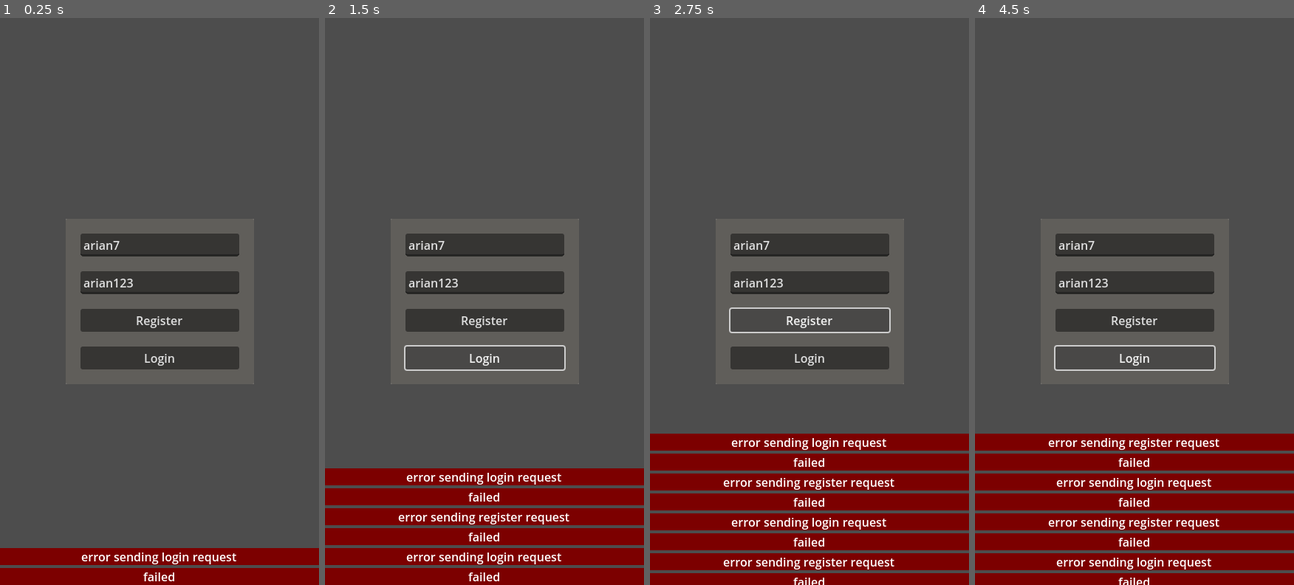
Above: before the commit, frames 1-4 (left to right).
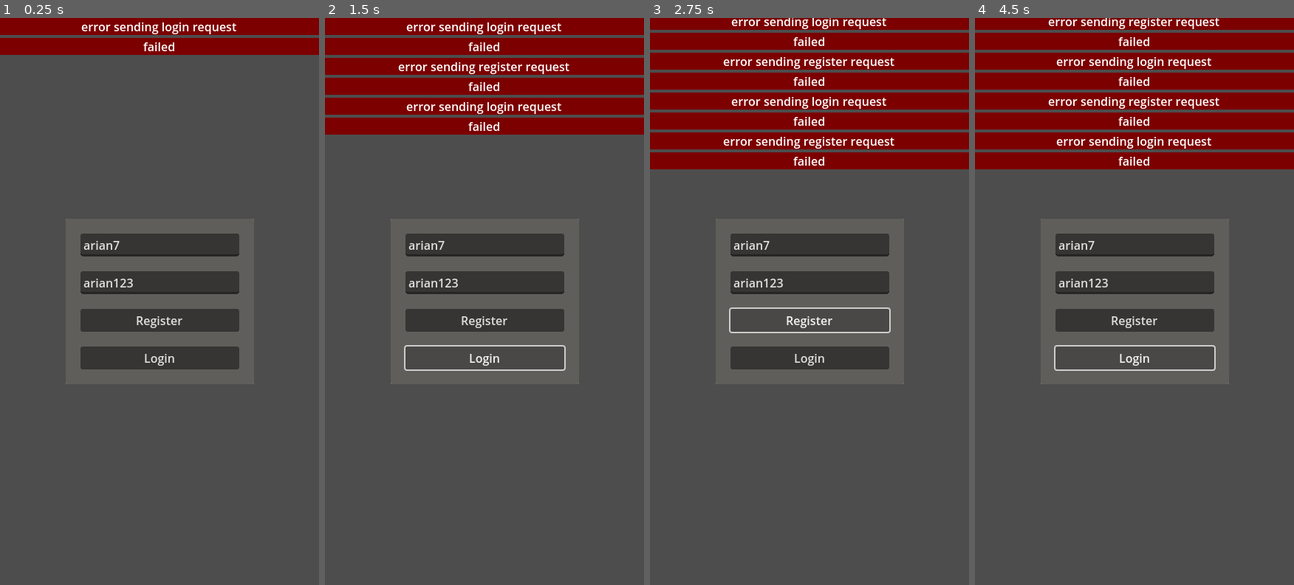
Above: after the commit, the same moments.

Repository: arian-nj/oldtix
Game: Godot game, scene res://Scenes/SceneManager/SceneManager.tscn
The game is run twice, just before and just after one commit, with the same random seed, the same clock (stepped at 60 frames per second) and the same inputs.
Inputs:
- Up to frame 1 (0.25 s): no input
- Up to frame 2 (1.5 s): click "Register" at 0.5 s; click "Login" at 1.25 s
- Up to frame 3 (2.75 s): click "Register" at 2 s
- Up to frame 4 (4.5 s): click "Login" at 2.75 s; click "Register" at 3.5 s; click "Login" at 4.25 s

The runs differ from the first frame. In frame 1, 12% of the frame differs, in the area x 0-100%, y 0-100%; in frame 2, 36%; in frame 3, 46%; in frame 4, 46%.

Commit message:
Choose Hokm

Diff:
--- a/game/Netw/KAccount.gd
+++ b/game/Netw/KAccount.gd
@@ -27,6 +27,7 @@
 		if body_content == null:
 			print_debug("failed")
 			return
+		self.id = body_content["id"]
 		self.username = body_content["username"]
 		self.display_name = body_content["display_name"]
 		self.bio = body_content["bio"]
--- a/game/Netw/KEvent.gd
+++ b/game/Netw/KEvent.gd
@@ -28,9 +28,9 @@
 const TYPE_CHAT:String = "chat"
 const TYPE_STATUS:String = "status"
 const TYPE_MAKE_MATCH:String = "make_match"
-const TYPE_MATCH_FOUND:String = "match_found"
 const TYPE_GAME_DATA:String = "game_data"
 const TYPE_GET_DATA:String = "get_data"
 const TYPE_NEW_CARD:String = "new_card"
+const TYPE_HOKM_CHOOSED:String = "hokm_choosed"
 
 const MESSAGE_CONNECTED:String = "connected"
--- a/game/Netw/KatanaSocket.gd
+++ b/game/Netw/KatanaSocket.gd
@@ -9,7 +9,7 @@
 
 
 # Sends an event through the WebSocket
-func send_event(event_type: String, event_data: String) -> void:
+func send_event(event_type: String, event_data: String="") -> void:
 	var event:KEvent.Event = KEvent.Event.new()
 	event.type = event_type
 	event.data = event_data
--- a/game/Scenes/ErrorBoard/error_board.tscn
+++ b/game/Scenes/ErrorBoard/error_board.tscn
@@ -16,8 +16,7 @@
 anchors_preset = 15
 anchor_right = 1.0
 anchor_bottom = 1.0
-offset_top = 570.0
+offset_bottom = -570.0
 grow_horizontal = 2
 grow_vertical = 2
 mouse_filter = 2
-alignment = 2
--- a/game/Scenes/Game/Card/drawn_cards.gd
+++ b/game/Scenes/Game/Card/drawn_cards.gd
@@ -1,4 +1,4 @@
-class_name CardDrawer extends Node
+class_name CardDrawer extends Control
 
 @export var from: Control
 @export var hand: Control
--- /dev/null
+++ b/game/Scenes/Game/ChooseHokm/choose_hokm.gd
@@ -0,0 +1,19 @@
+class_name ChooseHokmPanel extends PanelContainer
+
+signal HokmChoosed(Hokm:Card.CardSuites)
+
+
+func _on_heart_button_pressed() -> void:
+	HokmChoosed.emit(Card.CardSuites.Heart)
+
+
+func _on_spades_button_pressed() -> void:
+	HokmChoosed.emit(Card.CardSuites.Spade)
+
+
+func _on_club_button_pressed() -> void:
+	HokmChoosed.emit(Card.CardSuites.Club)
+
+
+func _on_dimond_button_pressed() -> void:
+	HokmChoosed.emit(Card.CardSuites.Diamond)
--- a/game/Scenes/Game/ChooseHokm/choose_hokm.tscn
+++ b/game/Scenes/Game/ChooseHokm/choose_hokm.tscn
@@ -1,4 +1,6 @@
-[gd_scene format=3 uid="uid://1bin4853i1m6"]
+[gd_scene load_steps=2 format=3 uid="uid://1bin4853i1m6"]
+
+[ext_resource type="Script" path="res://Scenes/Game/ChooseHokm/choose_hokm.gd" id="1_exb6w"]
 
 [node name="ChooseHokm" type="PanelContainer"]
 anchors_preset = 8
@@ -12,31 +14,37 @@
 offset_bottom = 45.5
 grow_horizontal = 2
 grow_vertical = 2
+script = ExtResource("1_exb6w")
 
 [node name="ColorRect" type="ColorRect" parent="."]
 layout_mode = 2
 color = Color(0.299547, 0.299547, 0.299547, 1)
 
-[node name="Button" type="Button" parent="."]
+[node name="SpadesButton" type="Button" parent="."]
 layout_mode = 2
 size_flags_horizontal = 0
 size_flags_vertical = 0
 text = "Spades"
 
-[node name="Button2" type="Button" parent="."]
+[node name="HeartButton" type="Button" parent="."]
 layout_mode = 2
 size_flags_horizontal = 8
 size_flags_vertical = 0
 text = "Heart"
 
-[node name="Button3" type="Button" parent="."]
+[node name="ClubButton" type="Button" parent="."]
 layout_mode = 2
 size_flags_horizontal = 8
 size_flags_vertical = 8
 text = "Clubs"
 
-[node name="Button4" type="Button" parent="."]
+[node name="DimondButton" type="Button" parent="."]
 layout_mode = 2
 size_flags_horizontal = 0
 size_flags_vertical = 8
 text = "Dimond"
+
+[connection signal="pressed" from="SpadesButton" to="." method="_on_spades_button_pressed"]
+[connection signal="pressed" from="HeartButton" to="." method="_on_heart_button_pressed"]
+[connection signal="pressed" from="ClubButton" to="." method="_on_club_button_pressed"]
+[connection signal="pressed" from="DimondButton" to="." method="_on_dimond_button_pressed"]
--- a/game/Scenes/Game/Hokm4/GameHokm4.tscn
+++ b/game/Scenes/Game/Hokm4/GameHokm4.tscn
@@ -10,6 +10,7 @@
 [ext_resource type="Script" path="res://Scenes/Game/Hokm4/States/ConnectingState.gd" id="7_uxde4"]
 [ext_resource type="Script" path="res://Scenes/Game/Hokm4/States/MatchMaking.gd" id="8_ix53e"]
 [ext_resource type="Script" path="res://Scenes/Game/Hokm4/States/ChooseHokm.gd" id="9_uajja"]
+[ext_resource type="PackedScene" uid="uid://1bin4853i1m6" path="res://Scenes/Game/ChooseHokm/choose_hokm.tscn" id="11_amrdn"]
 
 [sub_resource type="Gradient" id="Gradient_5kdxn"]
 offsets = PackedFloat32Array(0, 0.540084, 1)
@@ -23,10 +24,30 @@
 [sub_resource type="RectangleShape2D" id="RectangleShape2D_q6toe"]
 size = Vector2(94, 137)
 
-[node name="Hokm4Player" type="CanvasLayer"]
+[node name="Hokm4Player" type="Control"]
+layout_mode = 3
+anchors_preset = 15
+anchor_right = 1.0
+anchor_bottom = 1.0
+grow_horizontal = 2
+grow_vertical = 2
 script = ExtResource("1_i0n3b")
 
-[node name="TextureRect" type="TextureRect" parent="."]
+[node name="Camera2D" type="Camera2D" parent="."]
+anchor_mode = 0
+
+[node name="Table" type="Control" parent="."]
+layout_mode = 1
+anchors_preset = 15
+anchor_right = 1.0
+anchor_bottom = 1.0
+grow_horizontal = 2
+grow_vertical = 2
+mouse_filter = 1
+script = ExtResource("4_qoslj")
+
+[node name="TextureRect" type="TextureRect" parent="Table"]
+layout_mode = 1
 anchors_preset = 15
 anchor_right = 1.0
 anchor_bottom = 1.0
@@ -34,22 +55,6 @@
 grow_vertical = 2
 mouse_filter = 2
 texture = SubResource("GradientTexture2D_ftlon")
-
-[node name="DrawCards" type="Node" parent="." node_paths=PackedStringArray("from", "hand")]
-script = ExtResource("2_22pf8")
-from = NodePath("../Table/from")
-hand = NodePath("../Table/hand")
-card_scene = ExtResource("3_8tgkb")
-
-[node name="Table" type="Control" parent="."]
-layout_mode = 3
-anchors_preset = 15
-anchor_right = 1.0
-anchor_bottom = 1.0
-grow_horizontal = 2
-grow_vertical = 2
-mouse_filter = 1
-script = ExtResource("4_qoslj")
 
 [node name="from" type="Control" parent="Table"]
 layout_mode = 1
@@ -89,11 +94,20 @@
 position = Vector2(8, -37)
 shape = SubResource("RectangleShape2D_q6toe")
 
+[node name="DrawCards" type="Control" parent="Table" node_paths=PackedStringArray("from", "hand")]
+anchors_preset = 0
+script = ExtResource("2_22pf8")
+from = NodePath("../from")
+hand = NodePath("../hand")
+card_scene = ExtResource("3_8tgkb")
+
 [node name="UI" type="Control" parent="."]
-layout_mode = 3
+layout_mode = 1
 anchors_preset = 15
 anchor_right = 1.0
 anchor_bottom = 1.0
+offset_left = 1.0
+offset_right = 1.0
 grow_horizontal = 2
 grow_vertical = 2
 mouse_filter = 2
@@ -119,9 +133,9 @@
 anchor_right = 0.5
 anchor_bottom = 0.5
 offset_left = -81.0
-offset_top = -11.5
+offset_top = -153.0
 offset_right = 81.0
-offset_bottom = 11.5
+offset_bottom = -130.0
 grow_horizontal = 2
 grow_vertical = 2
 text = "Loading..."
@@ -139,16 +153,18 @@
 ws = NodePath("../../WebSocket")
 status_label = NodePath("../../UI/StatusLabel")
 
-[node name="match_making" type="Node" parent="StateMachine" node_paths=PackedStringArray("ws", "status_label")]
+[node name="match_making" type="Node" parent="StateMachine" node_paths=PackedStringArray("ws", "status_label", "game_table", "card_drawer")]
 script = ExtResource("8_ix53e")
 ws = NodePath("../../WebSocket")
 status_label = NodePath("../../UI/StatusLabel")
+game_table = NodePath("../../Table")
+card_drawer = NodePath("../../Table/DrawCards")
 
-[node name="choose_hokm" type="Node" parent="StateMachine" node_paths=PackedStringArray("ws", "status_label", "card_drawer", "game_table")]
+[node name="choose_hokm" type="Node" parent="StateMachine" node_paths=PackedStringArray("ws", "status_label", "game_table")]
 script = ExtResource("9_uajja")
 ws = NodePath("../../WebSocket")
 status_label = NodePath("../../UI/StatusLabel")
-card_drawer = NodePath("../../DrawCards")
 game_table = NodePath("../../Table")
+choose_hokm_scene = ExtResource("11_amrdn")
 
 [connection signal="pressed" from="UI/HomeButton" to="." method="_on_home_button_pressed"]
--- a/game/Scenes/Game/Hokm4/States/ChooseHokm.gd
+++ b/game/Scenes/Game/Hokm4/States/ChooseHokm.gd
@@ -2,21 +2,31 @@
 
 @export var ws:KatanaSocket
 @export var status_label:Label
-@export var card_drawer:CardDrawer
 @export var game_table:Game4Table
+@export var choose_hokm_scene:PackedScene
 
+var choose_hokm_instance:ChooseHokmPanel = null
 
 func Enter()->void:
-	status_label.text = "Choose_Hokm"
-	ws.send_event(KEvent.TYPE_GET_DATA,"game")
+	status_label.text = "Choose Hokm"
 	ws.new_event.connect(_on_new_event)
+
+	var hakem_player :=game_table.game_data.players[game_table.game_data.hakem]
+	print("my account ",KAccount.MyAccount.id," hakem account id ",hakem_player.UserId)
+	if KAccount.MyAccount.id == hakem_player.UserId:
+		choose_hokm_instance = choose_hokm_scene.instantiate()
+		game_table.add_child(choose_hokm_instance)
+		choose_hokm_instance.HokmChoosed.connect(_on_hokm_choosed)
 
 func _on_new_event(e:KEvent.Event)->void:
 	if e.type == KEvent.TYPE_GAME_DATA:
 		game_table.parse_game_data(e.data)
-	# if e.type == KEvent.TYPE_NEW_CARD:
-	# 	var json_data:Variant = JSON.parse_string(e.data)
-	# 	var cards_json:Variant = json_data["cards"]
-	# 	for card_json:Variant in cards_json:
-	# 		card_drawer.create_card(card_json["suit"],card_json["value"])
-	# 	card_drawer.draw_cards(card_drawer.from.global_position)
+		print("parsed game_data from choose hokm")
+		status_label.text = "Hokm Choosed"
+		if choose_hokm_instance != null:
+			choose_hokm_instance.queue_free()
+
+
+# only runs if
+func _on_hokm_choosed(Hokm:Card.CardSuites)->void:
+	ws.send_event(KEvent.TYPE_HOKM_CHOOSED,str(Hokm))
--- a/game/Scenes/Game/Hokm4/States/MatchMaking.gd
+++ b/game/Scenes/Game/Hokm4/States/MatchMaking.gd
@@ -2,6 +2,8 @@
 
 @export var ws:KatanaSocket
 @export var status_label:Label
+@export var game_table:Game4Table
+@export var card_drawer:CardDrawer
 
 
 func Enter()->void:
@@ -10,5 +12,14 @@
 	ws.send_event(KEvent.TYPE_MAKE_MATCH,"me")
 
 func _on_new_event(e:KEvent.Event)->void:
-	if e.type == KEvent.TYPE_MATCH_FOUND:
+	if e.type == KEvent.TYPE_GAME_DATA:
+		game_table.parse_game_data(e.data)
+		# print("parsed game_data in match making")
+
+	elif e.type == KEvent.TYPE_NEW_CARD:
+		var json_data:Variant = JSON.parse_string(e.data)
+		var cards_json:Variant = json_data["cards"]
+		for card_json:Variant in cards_json:
+			card_drawer.create_card(card_json["suit"],card_json["value"])
+		card_drawer.draw_cards(card_drawer.from.global_position)
 		Transition.emit(self,"choose_hokm")
--- a/game/Scenes/Game/Hokm4/table.gd
+++ b/game/Scenes/Game/Hokm4/table.gd
@@ -9,6 +9,7 @@
 	var players:Array[Player]
 	var current:int
 	var hakem:int
+	var hokm:Card.CardSuites
 
 var game_data:GameData = GameData.new()
 
@@ -18,10 +19,14 @@
 	if err != OK:
 		print("JSON Parse Error: ", json.get_error_message(), " in ", json_string, " at line ", json.get_error_line())
 		return false
+
 	var data:Variant = json.data
+
 	game_data.id = data["id"]
 	game_data.current = data["current"]
 	game_data.hakem = data["hakem"]
+	game_data.hokm = data["hokm"]
+	# print("Hokm is ",game_data.hokm)
 	for player:Variant in data["players"]:
 		var p := Player.new()
 		p.UserId = player["user_id"]
--- a/game/Scenes/Loading/loading.tscn
+++ b/game/Scenes/Loading/loading.tscn
@@ -3,7 +3,16 @@
 [ext_resource type="Script" path="res://Scenes/Loading/loading_canvas.gd" id="1_f2nl5"]
 [ext_resource type="PackedScene" uid="uid://ce0yc13k6n5f0" path="res://Scenes/LoginPanel/LoginPanel.tscn" id="2_cb7xp"]
 
-[node name="Loading" type="CanvasLayer"]
+[node name="Loading" type="Control"]
+layout_mode = 3
+anchors_preset = 8
+anchor_left = 0.5
+anchor_top = 0.5
+anchor_right = 0.5
+anchor_bottom = 0.5
+grow_horizontal = 2
+grow_vertical = 2
 script = ExtResource("1_f2nl5")
 
 [node name="LoginPanel" parent="." instance=ExtResource("2_cb7xp")]
+layout_mode = 1
--- a/game/Scenes/MainMenu/MainMenu.tscn
+++ b/game/Scenes/MainMenu/MainMenu.tscn
@@ -4,10 +4,17 @@
 [ext_resource type="Script" path="res://Scenes/MainMenu/main_menu.gd" id="1_cdkru"]
 [ext_resource type="Script" path="res://Scenes/MainMenu/UserData/user_data.gd" id="4_1k8vq"]
 
-[node name="MainMenu" type="CanvasLayer"]
+[node name="MainMenu" type="Control"]
+layout_mode = 3
+anchors_preset = 15
+anchor_right = 1.0
+anchor_bottom = 1.0
+grow_horizontal = 2
+grow_vertical = 2
 script = ExtResource("1_c7oo3")
 
 [node name="ColorRect" type="ColorRect" parent="."]
+layout_mode = 1
 anchors_preset = 15
 anchor_right = 1.0
 anchor_bottom = 1.0
@@ -16,7 +23,7 @@
 color = Color(0.254544, 0.361311, 0.221748, 1)
 
 [node name="MainMenu" type="Control" parent="." node_paths=PackedStringArray("StatusLabel")]
-layout_mode = 3
+layout_mode = 1
 anchors_preset = 15
 anchor_right = 1.0
 anchor_bottom = 1.0
@@ -51,7 +58,7 @@
 text = "Play 2 Player Tic"
 
 [node name="UserData" type="Control" parent="." node_paths=PackedStringArray("UsernameLabel")]
-layout_mode = 3
+layout_mode = 1
 anchors_preset = 7
 anchor_left = 0.5
 anchor_top = 1.0
--- a/game/Scenes/SceneManager/scene_level_base.gd
+++ b/game/Scenes/SceneManager/scene_level_base.gd
@@ -1,4 +1,4 @@
-class_name SceneLevel extends CanvasLayer
+class_name SceneLevel extends Control
 
 signal manager_change_scene(to_level:SceneManger.Levels)
 
--- a/game/Scenes/SceneManager/scene_manager.gd
+++ b/game/Scenes/SceneManager/scene_manager.gd
@@ -34,13 +34,13 @@
 	var next_level:SceneLevel = next_level_packed.instantiate()
 
 
-	next_level.layer = -1
+	current_level.visible = false
 	anim.play("fade_in")
 	await anim.animation_finished
 	add_child(next_level)
 	transfer_data_between_scenes(current_level,next_level)
+	next_level.visible = true
 
-	next_level.layer = 1
 	anim.play("fade_out")
 	await anim.animation_finished
 
Not shown: 1 places in game/Scenes/Game/Hokm4/GameHokm4.tscn that only renumber resources
Not shown, changed: backend/cmd/hokm2/game.go
Not shown, changed: backend/cmd/hokm2/http_upgrade.go
Not shown, changed: backend/cmd/hokm2/match_making.go
Not shown, changed: backend/cmd/hokm2/structs.go
Not shown, removed: backend/cmd/hokm2/wshandler.go
Not shown, changed: backend/cmd/user/http_handlers.go
Not shown, changed: backend/internal/card/card.go
Not shown, changed: backend/internal/socket/client.go
Not shown, changed: backend/internal/socket/types.go
